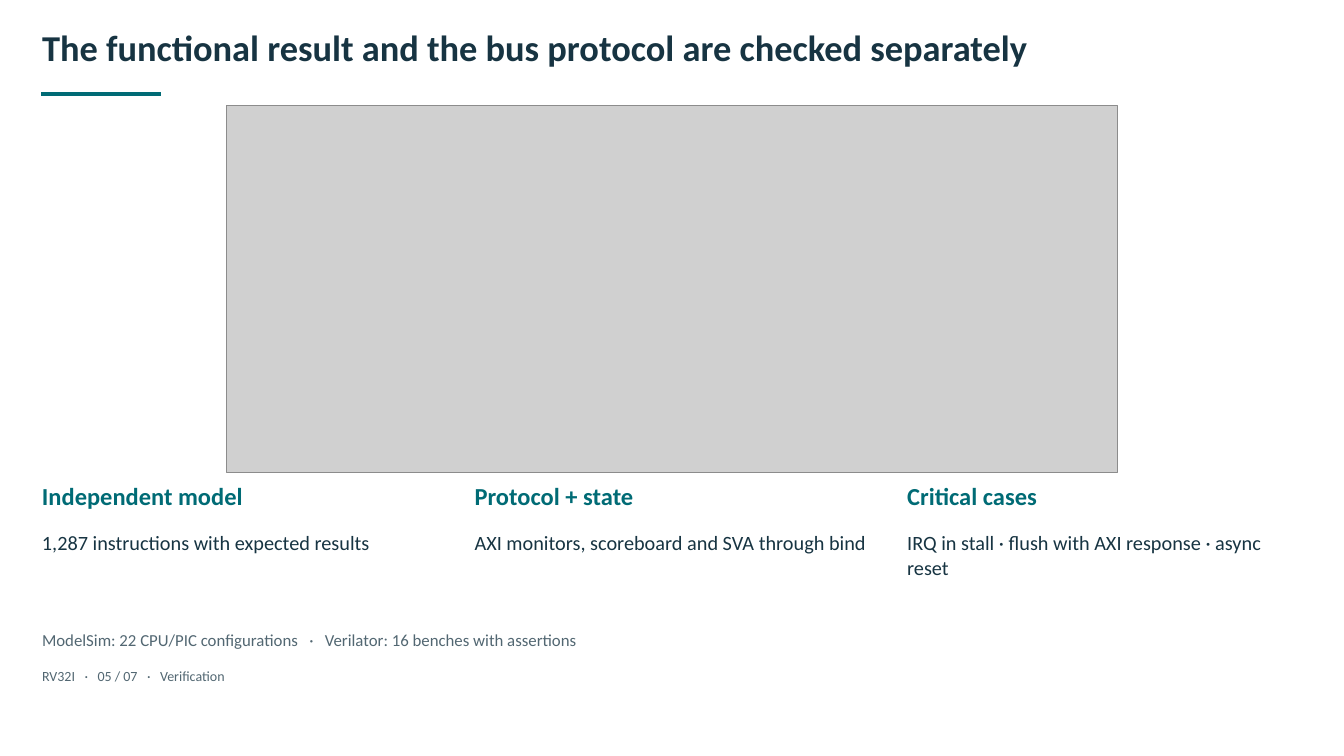
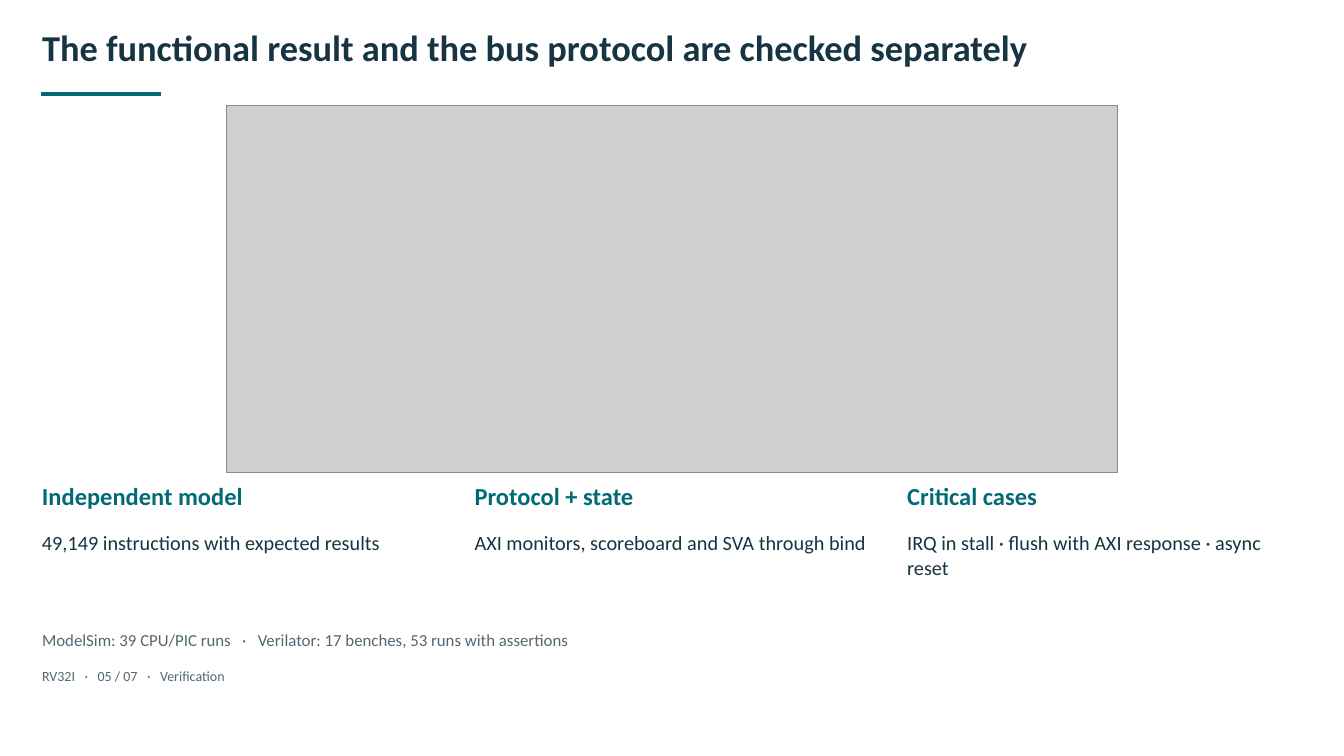
Before and after one commit to C0SM1N23/siemens, a slide deck: slide 5 of cpu/docs/presentations/output/RV32I_CPU_Bunea_Cosmin-Andrei.pptx. Drawn at 1344x756 pixels with LibreOffice and Linux fonts; fonts in the diff are those of the drawing; grey boxes stand for pictures. Boxes give left, top, right and bottom in pixels: in the first picture for what was removed or moved away, otherwise in the second. Text is boxed around its words. In the diff, an @@ line names an element or a change of style, - is before the commit and + after.

```diff
--- a/cpu/docs/presentations/output/RV32I_CPU_Bunea_Cosmin-Andrei.pptx
+++ b/cpu/docs/presentations/output/RV32I_CPU_Bunea_Cosmin-Andrei.pptx
@@ text at <box>42,536,380,554</box>: text changed @@
-1,287 instructions with expected results
+49,149 instructions with expected results
@@ text at <box>42,634,568,648</box>: text changed @@
-ModelSim: 22 CPU/PIC configurations · Verilator: 16 benches with assertions
+ModelSim: 39 CPU/PIC runs · Verilator: 17 benches, 53 runs with assertions
```
Also in this commit, not shown: 9 other files.
